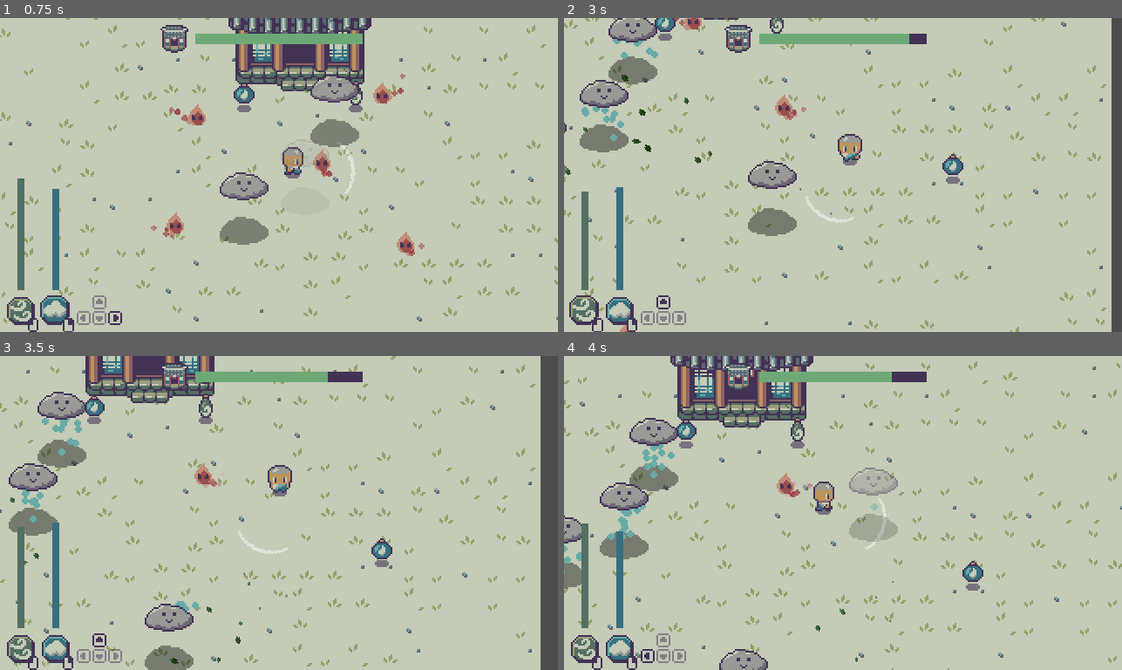
Above: before the commit, frames 1-4 (two rows, left to right).
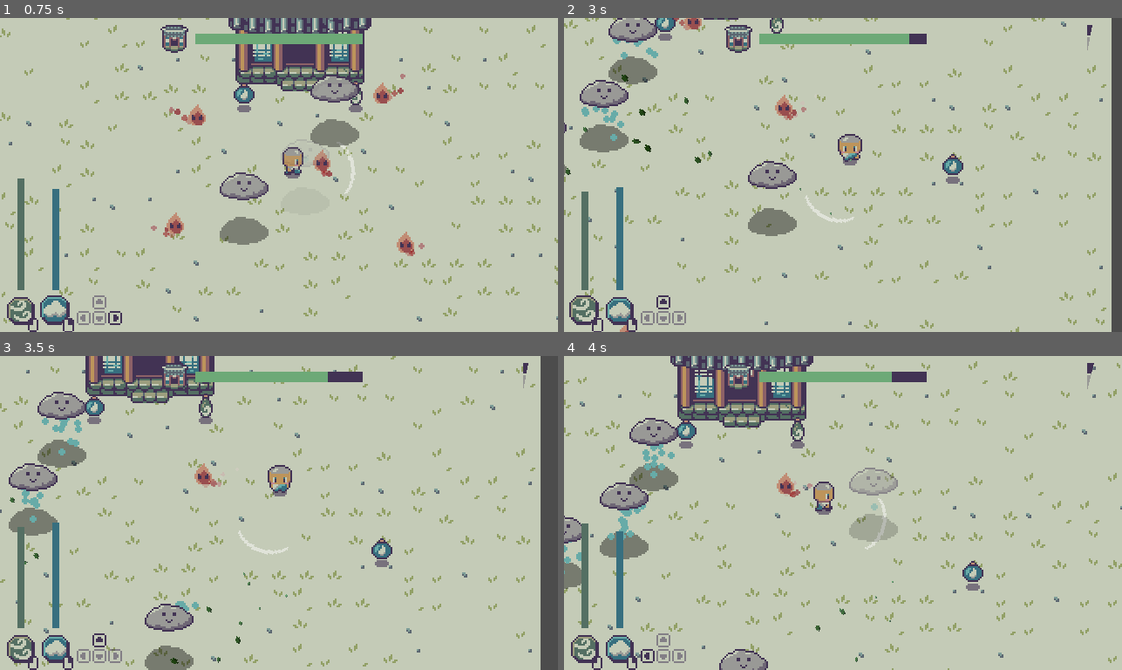
Above: after the commit, the same moments.

Repository: Boyquotes/cloud-keeper
Game: Godot game, scene res://Main.tscn
Two runs of this game, one before a commit and one after it. Both use one fixed random seed, a clock stepped at 60 frames per second and the inputs below.
Inputs (mouse positions are in pixels of both pictures, inside the frame that each line leads up to):
- Up to frame 1 (0.75 s): move the mouse to (401, 159) at 0.52 s; hold D (move_right) from 0.53 s (still down); tap Space (spawn_cloud) at 0.6 s
- Up to frame 2 (3 s): move the mouse to (731, 190) at 1.27 s; release D (move_right) at 1.28 s; hold S (move_down) 1.28-2.03 s; click (731, 190) at 1.35 s; move the mouse to (898, 105) at 2.02 s; hold D (move_right) 2.03-2.78 s; tap Space (spawn_cloud) at 2.1 s; move the mouse to (815, 237) at 2.77 s; hold W (move_up) from 2.78 s (still down); click (815, 237) at 2.85 s
- Up to frame 3 (3.5 s): keep holding W (move_up)
- Up to frame 4 (4 s): move the mouse to (1010, 560) at 3.52 s; release W (move_up) at 3.53 s; hold A (move_left) from 3.53 s (still down); tap Space (spawn_cloud) at 3.6 s

Frame 1 is identical in both runs. In frame 2, less than 0.1% of the frame differs, in the area x 93-95%, y 2-11%; in frame 3, less than 0.1%; in frame 4, less than 0.1%.

Commit message:
Added rain timer

Diff:
--- a/src/global/EventBus.gd
+++ b/src/global/EventBus.gd
@@ -9,3 +9,5 @@
 signal wind_energy_updated(energy, energy_max)
 
 signal shrine_health_updated(health, damaged)
+signal game_over
+signal game_victory
--- /dev/null
+++ b/src/scenes/world/RainTimer.tscn
@@ -0,0 +1,18 @@
+[gd_scene load_steps=3 format=2]
+
+[ext_resource path="res://ui/RainTimer.gd" type="Script" id=1]
+[ext_resource path="res://ui/storm_timer.png" type="Texture" id=2]
+
+[node name="RainTimer" type="TextureProgress"]
+margin_right = 32.0
+margin_bottom = 32.0
+value = 100.0
+texture_progress = ExtResource( 2 )
+fill_mode = 4
+script = ExtResource( 1 )
+
+[node name="Timer" type="Timer" parent="."]
+autostart = true
+
+[connection signal="value_changed" from="." to="." method="_on_RainTimer_value_changed"]
+[connection signal="timeout" from="Timer" to="." method="_on_Timer_timeout"]
--- a/src/ui/HUD.tscn
+++ b/src/ui/HUD.tscn
@@ -1,10 +1,11 @@
-[gd_scene load_steps=15 format=2]
+[gd_scene load_steps=16 format=2]
 
 [ext_resource path="res://ui/icons.png" type="Texture" id=1]
 [ext_resource path="res://ui/progress_bar.png" type="Texture" id=2]
 [ext_resource path="res://ui/HUD.gd" type="Script" id=3]
 [ext_resource path="res://scenes/world/Shrine.tscn" type="PackedScene" id=4]
 [ext_resource path="res://ui/theme.tres" type="Theme" id=5]
+[ext_resource path="res://scenes/world/RainTimer.tscn" type="PackedScene" id=6]
 
 [sub_resource type="Theme" id=1]
 
@@ -212,3 +213,19 @@
 margin_bottom = 8.0
 texture = SubResource( 12 )
 stretch_mode = 4
+
+[node name="VBoxContainer" type="HBoxContainer" parent="."]
+margin_left = 4.0
+margin_top = 4.0
+margin_right = 316.0
+margin_bottom = 176.0
+size_flags_horizontal = 3
+size_flags_vertical = 3
+alignment = 2
+
+[node name="VBoxContainer" type="VBoxContainer" parent="VBoxContainer"]
+margin_left = 280.0
+margin_right = 312.0
+margin_bottom = 172.0
+
+[node name="RainTimer" parent="VBoxContainer/VBoxContainer" instance=ExtResource( 6 )]
--- /dev/null
+++ b/src/ui/RainTimer.gd
@@ -0,0 +1,12 @@
+extends TextureProgress
+
+func _ready() -> void:
+	value = 0
+
+func _on_Timer_timeout() -> void:
+	value += 1
+
+func _on_RainTimer_value_changed(value: float) -> void:
+	if value == 100:
+		EventBus.emit_signal("game_victory")
+		$Timer.stop()
Binary file added: src/ui/storm_timer.png
Not shown, added: src/ui/storm_timer.png.import
